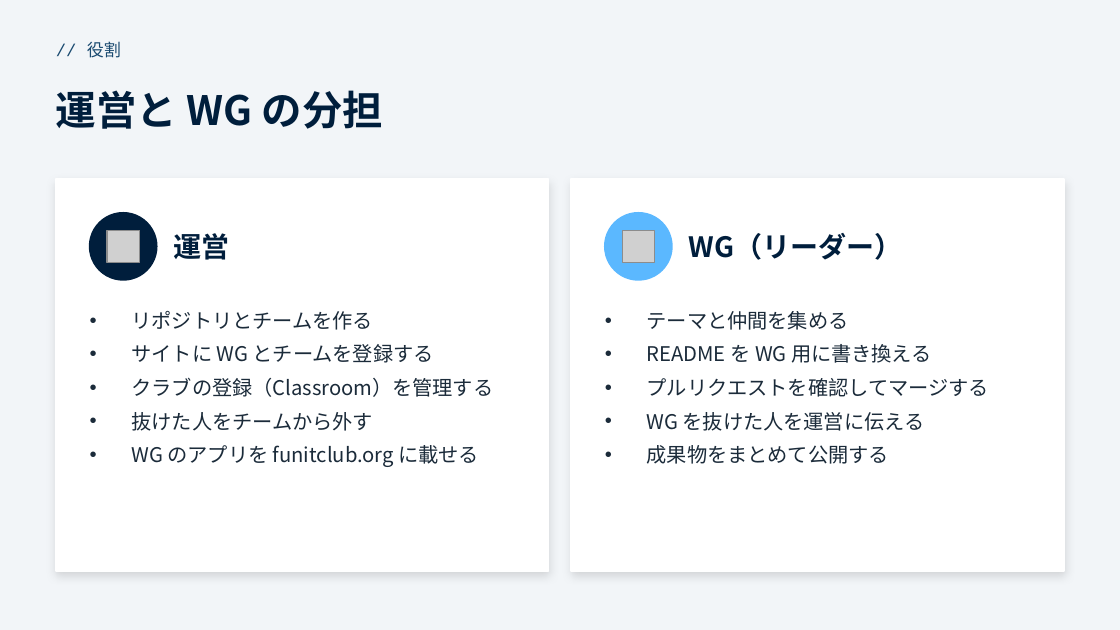
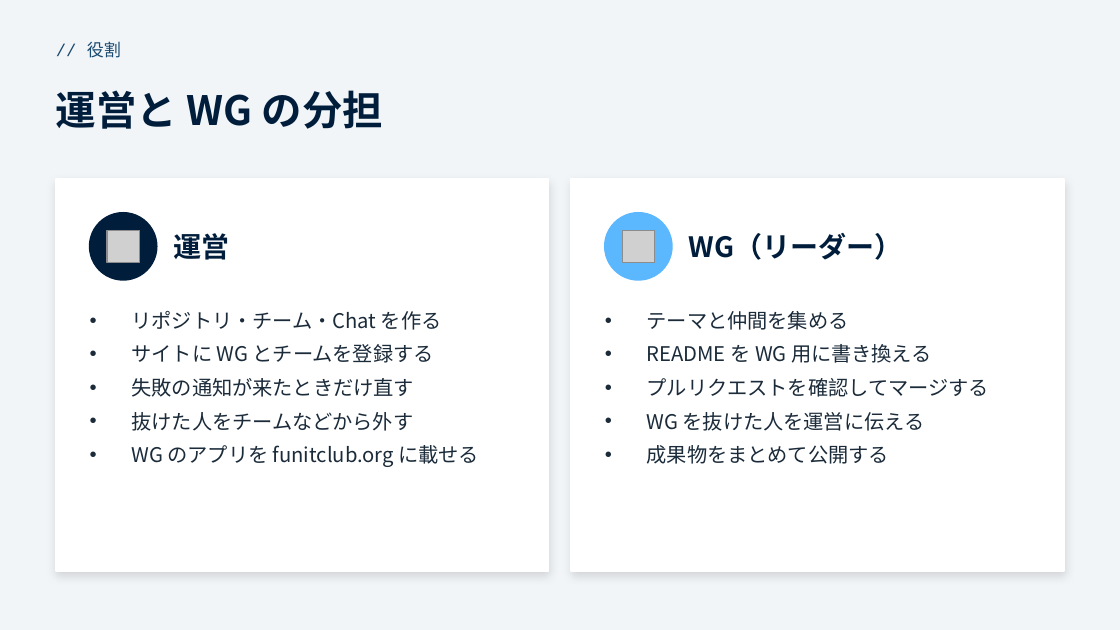
Before and after one commit to funITclub/homepage, a slide deck: slide 3 of static/guide/00_概要.pptx. Drawn at 1120x630 pixels with LibreOffice and Linux fonts; fonts in the diff are those of the drawing; grey boxes stand for pictures. Boxes give left, top, right and bottom in pixels: in the first picture for what was removed or moved away, otherwise in the second. Text is boxed around its words. In the diff, an @@ line names an element or a change of style, - is before the commit and + after.

```diff
--- a/static/guide/00_概要.pptx
+++ b/static/guide/00_概要.pptx
@@ text at (132, 311, 442, 330): text changed @@
-• リポジトリとチームを作る
+• リポジトリ・チーム・Chat を作る
@@ text at (132, 378, 414, 431): text changed @@
-• クラブの登録（Classroom）を管理する
-• 抜けた人をチームから外す
+• 失敗の通知が来たときだけ直す
+• 抜けた人をチームなどから外す
```
Also in this commit, not shown: 5 other files.
